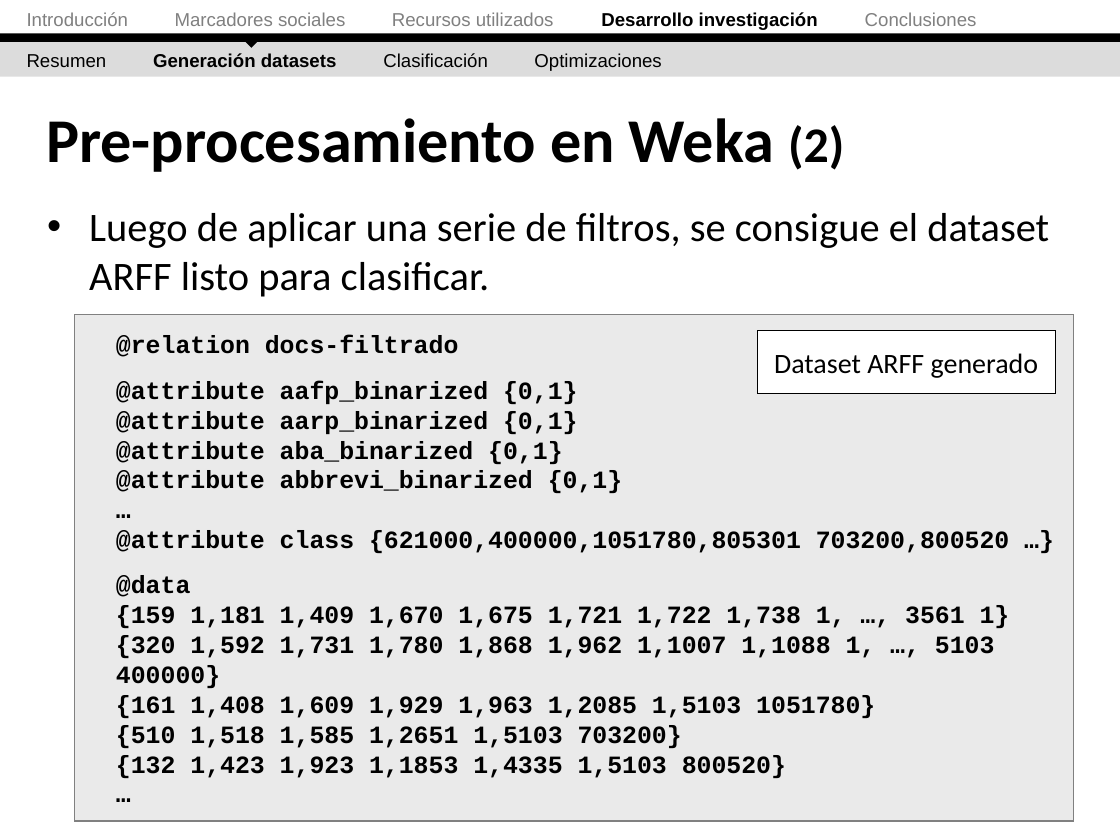
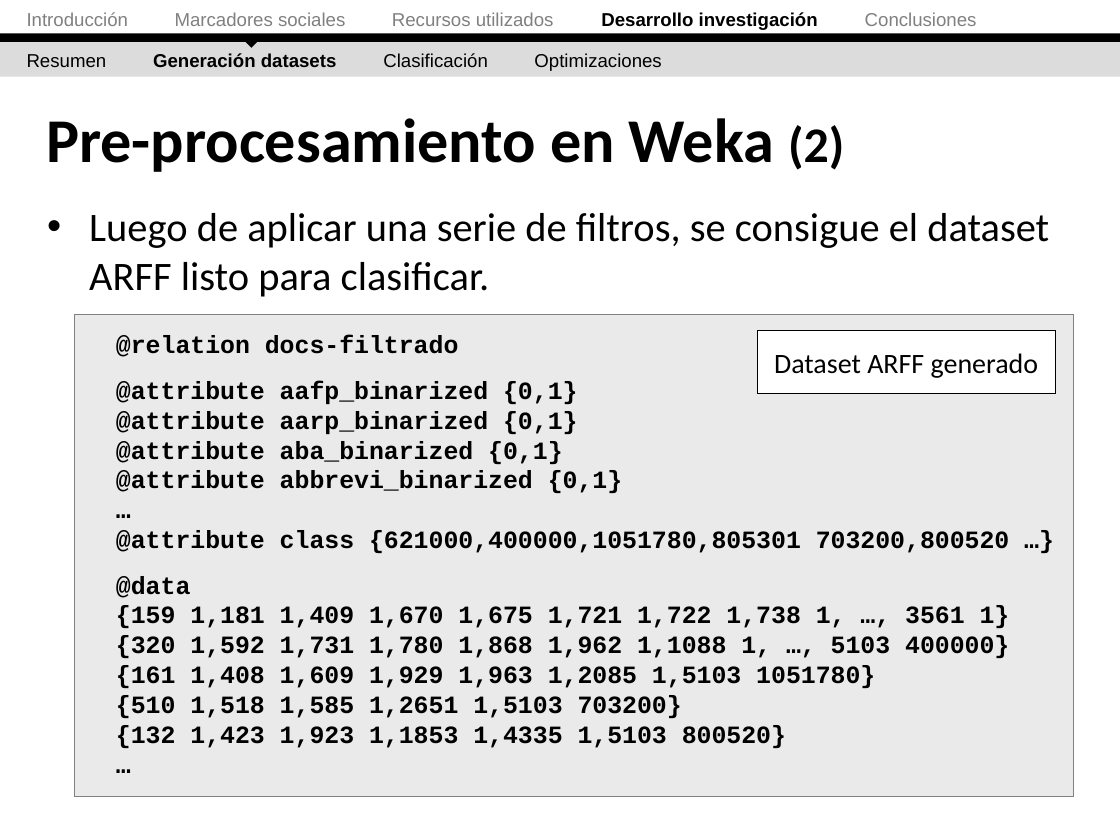
Before and after one commit to ak907kenai/nicotournetesis, a slide deck: slide 34 of docs_trunk/Nicolás Tourné - Presentación Tesis (v2).ppt (slide 35 before the commit). Drawn at 1120x840 pixels with LibreOffice and Linux fonts; fonts in the diff are those of the drawing. Boxes give left, top, right and bottom in pixels: in the first picture for what was removed or moved away, otherwise in the second. Text is boxed around its words. In the diff, an @@ line names an element or a change of style, - is before the commit and + after.

```diff
--- a/docs_trunk/Nicolás Tourné - Presentación Tesis (v2).ppt
+++ b/docs_trunk/Nicolás Tourné - Presentación Tesis (v2).ppt
@@ rectangle: place and size @@
-rectangle at [75,315,1073,822]
+rectangle at [75,315,1073,796]
@@ text at [116,576,1010,748]: text changed @@
-@data
-{159 1,181 1,409 1,670 1,675 1,721 1,722 1,738 1, …, 3561 1}
-{320 1,592 1,731 1,780 1,868 1,962 1,1007 1,1088 1, …, 5103 400000}
-{161 1,408 1,609 1,929 1,963 1,2085 1,5103 1051780}
-{510 1,518 1,585 1,2651 1,5103 703200}
-{132 1,423 1,923 1,1853 1,4335 1,5103 800520}
-…
+@data
+{159 1,181 1,409 1,670 1,675 1,721 1,722 1,738 1, …, 3561 1}
+{320 1,592 1,731 1,780 1,868 1,962 1,1088 1, …, 5103 400000}
+{161 1,408 1,609 1,929 1,963 1,2085 1,5103 1051780}
+{510 1,518 1,585 1,2651 1,5103 703200}
+{132 1,423 1,923 1,1853 1,4335 1,5103 800520}
+…
```
Also in this commit, not shown: 17 other slides changed, 1 slide removed, 1 other file.
